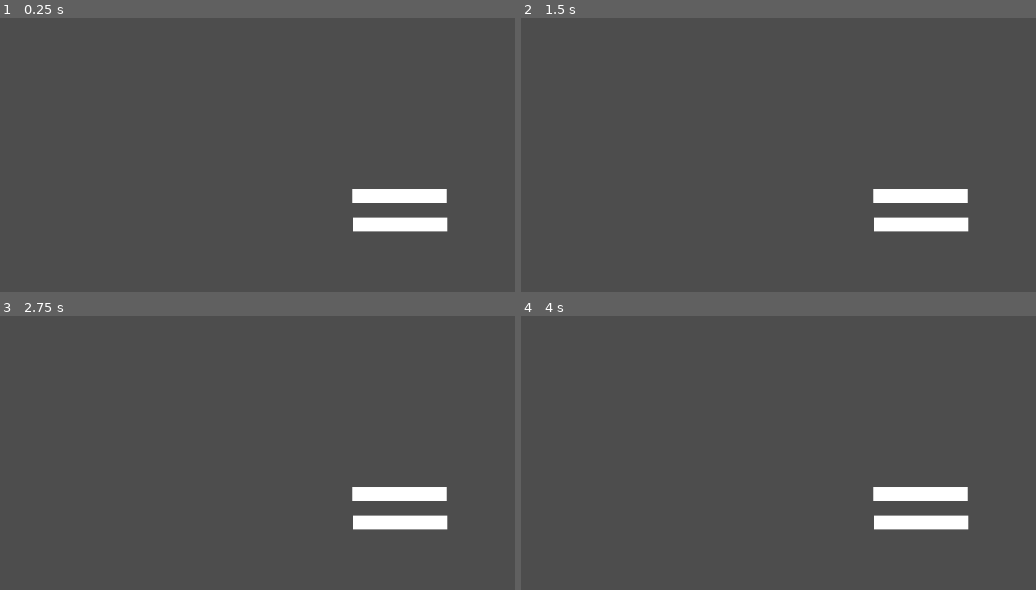
Above: before the commit, frames 1-4 (two rows, left to right).
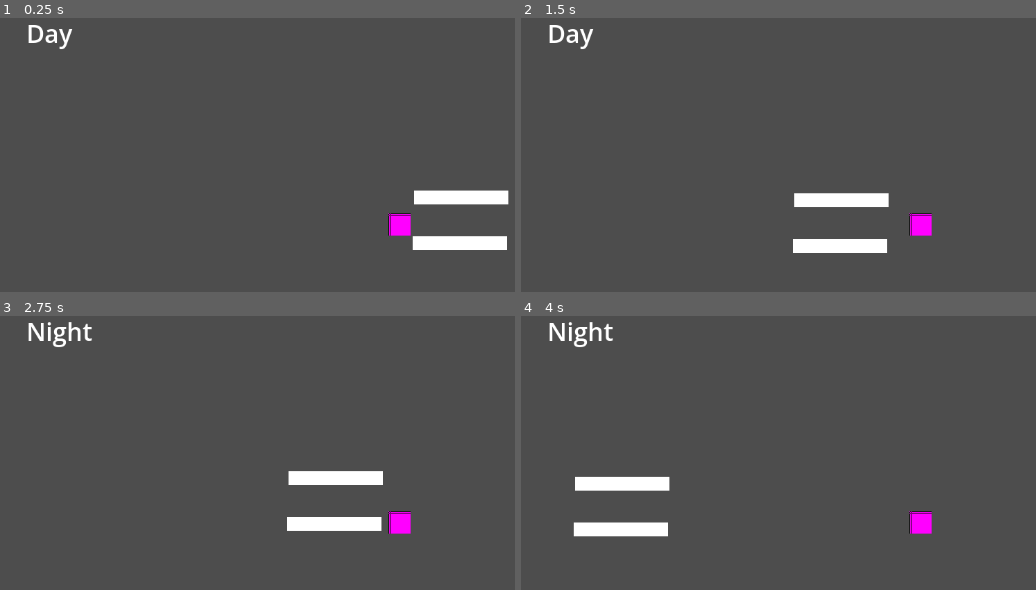
Above: after the commit, the same moments.

Repository: noble-squared/Colorado-Game-Jam
Game: Godot game, scene res://Scenes/game.tscn
Same seed, same stepped clock (60 frames per second), same inputs: the game is played once before the commit and once after it.
Inputs:
- Up to frame 1 (0.25 s): no input
- Up to frame 2 (1.5 s): hold D (Right) from 0.53 s (still down); tap Space (SwapTime, bound only after the commit) at 0.6, 1.35 s; tap W (Jump) at 0.77 s
- Up to frame 3 (2.75 s): tap W (Jump) at 1.52 s; release D (Right) at 2.03 s; hold A (Left) from 2.03 s (still down); tap Space (SwapTime, bound only after the commit) at 2.1 s
- Up to frame 4 (4 s): release A (Left) at 2.78 s; hold D (Right) from 2.78 s (still down); tap Space (SwapTime, bound only after the commit) at 2.85, 3.6 s; tap W (Jump) at 3.02, 3.77 s

The runs differ from the first frame. In frame 1, 3.7% of the frame differs, in the area x 5-99%, y 2-85%; in frame 2, 4.0%; in frame 3, 3.9%; in frame 4, 4.5%, in the area x 5-87%, y 2-81%.

Commit message:
Added time label and loot scene

Diff:
--- a/Scenes/game.tscn
+++ b/Scenes/game.tscn
@@ -2,16 +2,38 @@
 
 [ext_resource type="Script" uid="uid://plxnceo48jyh" path="res://Scripts/game.gd" id="1_ebmjs"]
 [ext_resource type="PackedScene" uid="uid://x6bo71sn0vlp" path="res://Scenes/platform.tscn" id="2_qxrlw"]
+[ext_resource type="PackedScene" uid="uid://be36otywe3wge" path="res://Scenes/player.tscn" id="3_wrm1d"]
+[ext_resource type="Script" uid="uid://dyuim0yp6cee7" path="res://Scripts/label.gd" id="4_3dryh"]
+
+[sub_resource type="WorldBoundaryShape2D" id="WorldBoundaryShape2D_3dryh"]
+distance = -70.0
 
 [node name="Game" type="Node2D" unique_id=1873807053]
 script = ExtResource("1_ebmjs")
 
 [node name="Platform2" parent="." unique_id=1274608817 instance=ExtResource("2_qxrlw")]
-position = Vector2(1, 1)
+position = Vector2(87, 56)
 
 [node name="Platform" parent="." unique_id=896764623 instance=ExtResource("2_qxrlw")]
-position = Vector2(0, -40)
+position = Vector2(89, -10)
 type = 1
 
-[node name="Camera2D" type="Camera2D" parent="." unique_id=1826816771]
+[node name="StaticBody2D" type="StaticBody2D" parent="." unique_id=1941367286]
+
+[node name="CollisionShape2D" type="CollisionShape2D" parent="StaticBody2D" unique_id=1251072494]
+shape = SubResource("WorldBoundaryShape2D_3dryh")
+
+[node name="Player" parent="." unique_id=1588156878 instance=ExtResource("3_wrm1d")]
+
+[node name="Camera2D2" type="Camera2D" parent="Player" unique_id=1826816771]
 position = Vector2(0, 1)
+
+[node name="Label" type="Label" parent="Player" unique_id=1912605045]
+offset_left = -538.0
+offset_top = -301.0
+offset_right = -345.0
+offset_bottom = -204.0
+size_flags_horizontal = 3
+size_flags_vertical = 6
+theme_override_font_sizes/font_size = 36
+script = ExtResource("4_3dryh")
--- /dev/null
+++ b/Scenes/loot.tscn
@@ -0,0 +1,15 @@
+[gd_scene format=3 uid="uid://ccvvan32cvlwb"]
+
+[sub_resource type="CircleShape2D" id="CircleShape2D_dqmmn"]
+
+[sub_resource type="CanvasTexture" id="CanvasTexture_gg2i2"]
+
+[node name="Loot" type="StaticBody2D" unique_id=445002194]
+
+[node name="CollisionShape2D" type="CollisionShape2D" parent="." unique_id=162332439]
+shape = SubResource("CircleShape2D_dqmmn")
+
+[node name="Sprite2D" type="Sprite2D" parent="." unique_id=1711673363]
+position = Vector2(4.7683716e-07, 0.5)
+scale = Vector2(16.000002, 15)
+texture = SubResource("CanvasTexture_gg2i2")
--- /dev/null
+++ b/Scripts/label.gd
@@ -0,0 +1,15 @@
+extends Label
+
+
+# Called when the node enters the scene tree for the first time.
+func _ready() -> void:
+	Globals.connect("DaySwapped", _on_day_swapped)
+	Globals.connect("NightSwapped", _on_night_swapped)
+	_on_day_swapped()
+
+
+func _on_day_swapped():
+	text = "Day"
+
+func _on_night_swapped():
+	text = "Night"
--- a/Scripts/player_movement.gd
+++ b/Scripts/player_movement.gd
@@ -4,7 +4,7 @@
 
 @export var baseWalkSpeed: float = 300
 @export var inertia: float = 0.7 ## [0-1): 0 is no inertia and 1 is no change
-@export var jumpImpuplse: float = 300
+@export var jumpImpuplse: float = 400
 var jumpsInARow: int = 0
 @export var maxJumpsInARow: int = 2
 
--- a/project.godot
+++ b/project.godot
@@ -38,6 +38,11 @@
 , Object(InputEventKey,"resource_local_to_scene":false,"resource_name":"","device":-1,"window_id":0,"alt_pressed":false …(186 unchanged characters)…
 ]
 }
+SwapTime={
+"deadzone": 0.2,
+"events": [Object(InputEventKey,"resource_local_to_scene":false,"resource_name":"","device":-1,"window_id":0,"alt_pressed":false,"shift_pressed":false,"ctrl_pressed":false,"meta_pressed":false,"pressed":false,"keycode":0,"physical_keycode":32,"key_label":0,"unicode":32,"location":0,"echo":false,"script":null)
+]
+}
 
 [physics]
 
Not shown, added: Scripts/label.gd.uid
